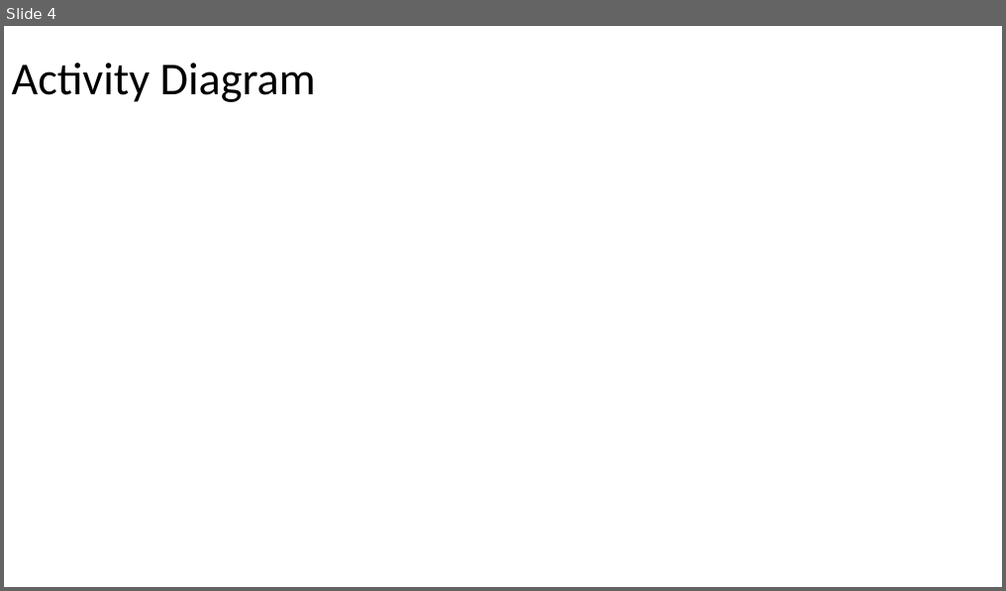
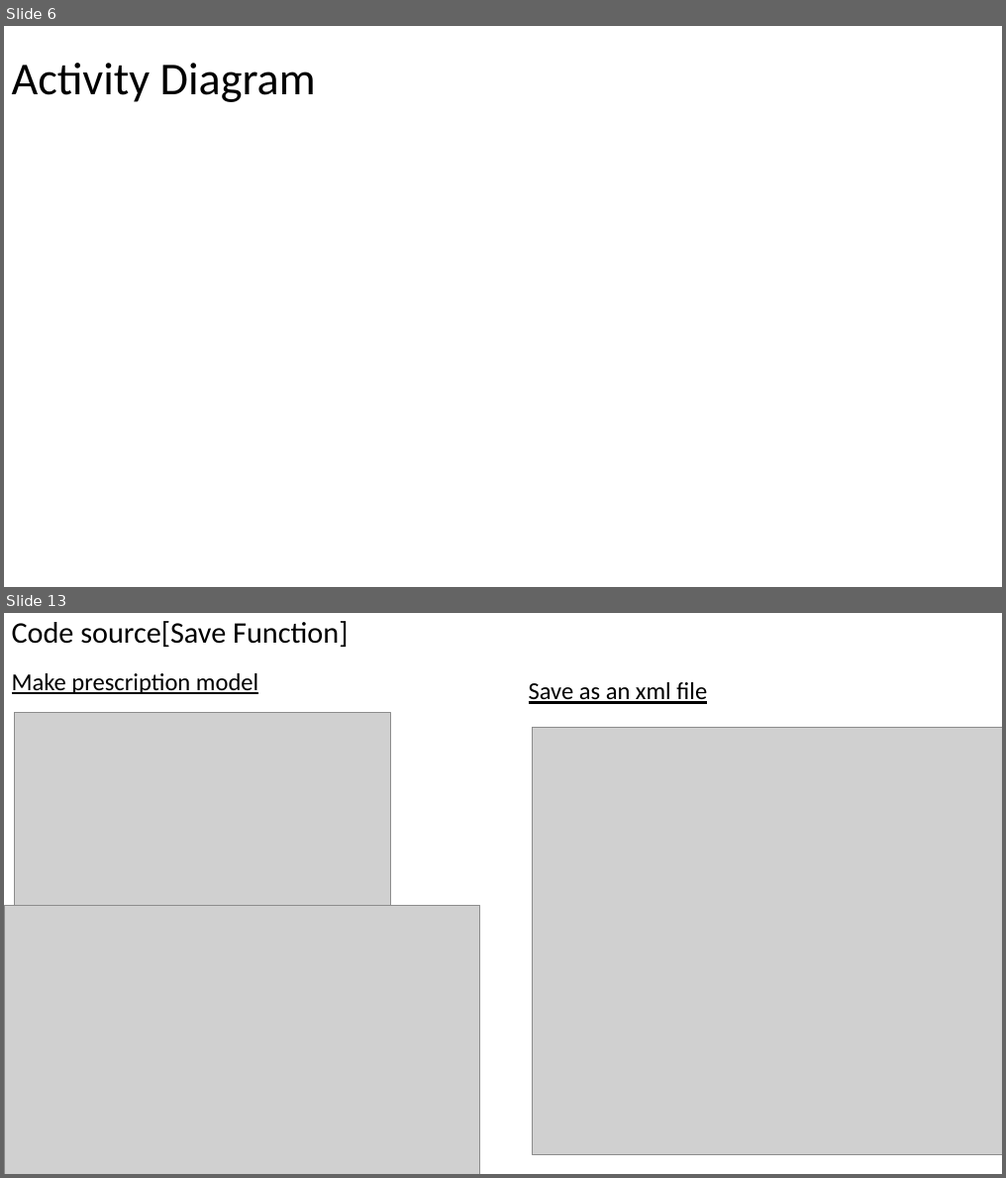
Before and after one commit to MRMRMRMayInternship/metarial, a slide deck: srs/Report.pptx. Shown one above the other, each under a label of ours: slide 4 before the commit, slides 6 and 13 after it; the slides between them are not shown. The pictures are 1006x591 and 1006x1178 pixels, drawn with LibreOffice and Linux fonts; fonts in the diff are those of the drawing; grey boxes stand for pictures. Boxes give left, top, right and bottom in pixels: in the first picture for what was removed or moved away, otherwise in the second. Text is boxed around its words. In the diff, an @@ line names an element or a change of style, - is before the commit and + after.

```diff
--- a/srs/Report.pptx
+++ b/srs/Report.pptx
@@ slide 13 added at bbox=[4, 613, 1002, 1174], background #FFFFFF @@
@@ title added at bbox=[12, 621, 348, 647], 28.8 pt, text #000000 @@
+Code source[Save Function]
@@ text added at bbox=[12, 673, 258, 694], 23.4 pt, text #000000, underline @@
+Make prescription model
@@ text added at bbox=[529, 682, 707, 704], 23.4 pt, text #000000, underline @@
+Save as an xml file
@@ picture added at bbox=[14, 713, 390, 910] @@
@@ picture added at bbox=[532, 727, 1002, 1155] @@
@@ picture added at bbox=[4, 906, 480, 1174] @@
@@ what was slide 4 is now slide 6 @@
```
Also in this commit, not shown: 3 slides changed, 10 other slides added, 4 other files.
